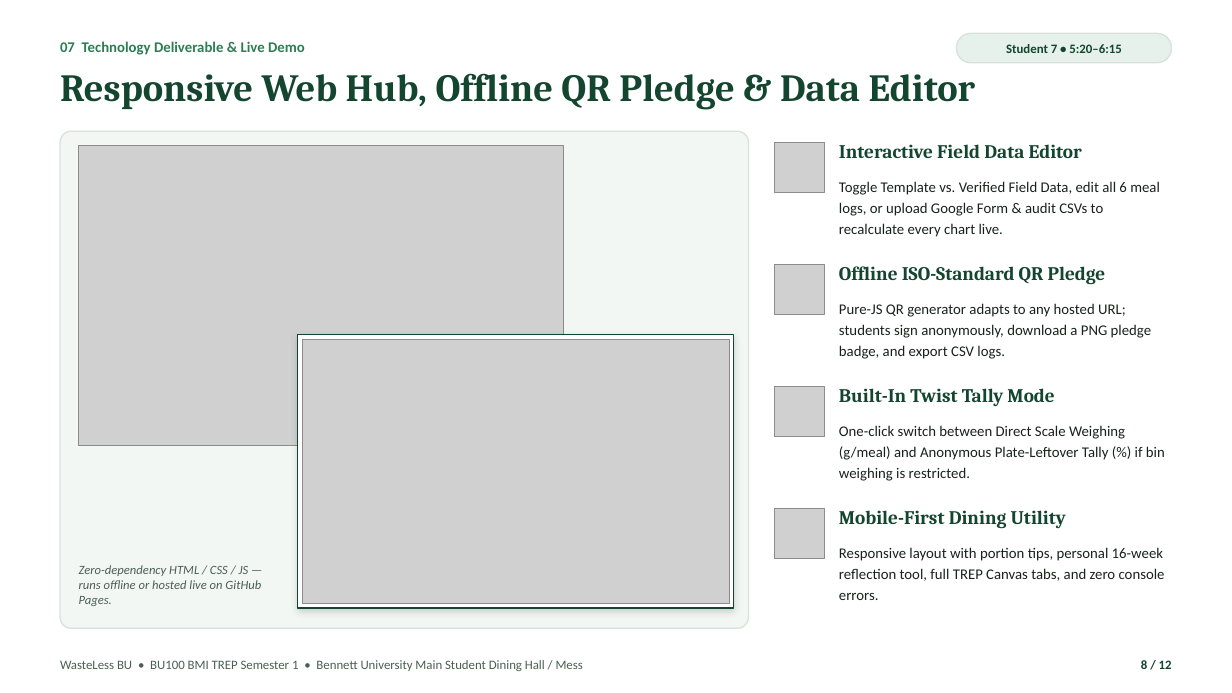
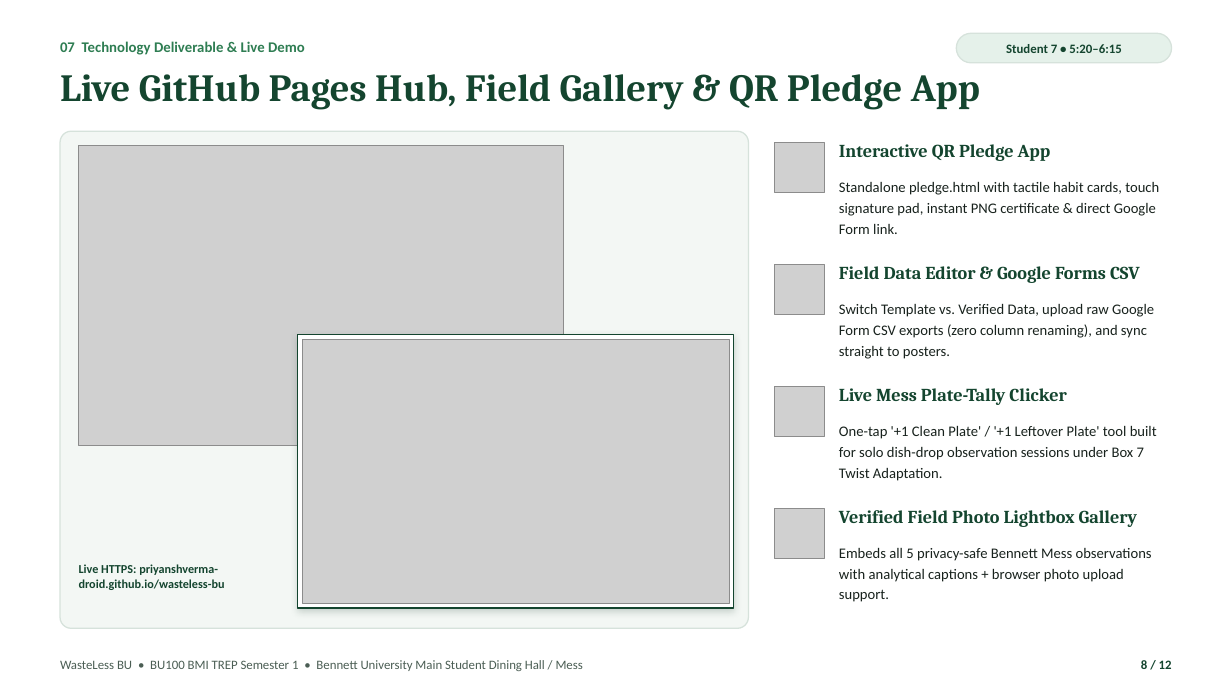
Before and after one commit to PRIYANSHVERMA-droid/wasteless-bu, a slide deck: slide 8 of WasteLess_BU_Pitch_Deck.pptx. Drawn at 1232x693 pixels with LibreOffice and Linux fonts; fonts in the diff are those of the drawing; grey boxes stand for pictures. Boxes give left, top, right and bottom in pixels: in the first picture for what was removed or moved away, otherwise in the second. Text is boxed around its words. In the diff, an @@ line names an element or a change of style, - is before the commit and + after.

Commit message:
Embed 5 privacy-safe Bennett Mess field photos across website, DOCX dossier, and PPTX pitch deck

```diff
--- a/WasteLess_BU_Pitch_Deck.pptx
+++ b/WasteLess_BU_Pitch_Deck.pptx
@@ text at (60,74,980,110): text changed @@
-Responsive Web Hub, Offline QR Pledge & Data Editor
+Live GitHub Pages Hub, Field Gallery & QR Pledge App
@@ text at (839,144,1051,161): text changed; size 15 to 14.2 pt @@
-Interactive Field Data Editor
+Interactive QR Pledge App
@@ text at (839,182,1159,234): text changed; size 11.5 to 11.4 pt @@
-Toggle Template vs. Verified Field Data, edit all 6 meal logs, or upload Google Form & audit CSVs to recalculate every chart live.
+Standalone pledge.html with tactile habit cards, touch signature pad, instant PNG certificate & direct Google Form link.
@@ text at (839,266,1140,283): text changed; size 15 to 14.2 pt @@
-Offline ISO-Standard QR Pledge
+Field Data Editor & Google Forms CSV
@@ text at (839,304,1154,359): text changed; size 11.5 to 11.4 pt @@
-Pure-JS QR generator adapts to any hosted URL; students sign anonymously, download a PNG pledge badge, and export CSV logs.
+Switch Template vs. Verified Data, upload raw Google Form CSV exports (zero column renaming), and sync straight to posters.
@@ text at (839,388,1066,405): text changed; size 15 to 14.2 pt @@
-Built-In Twist Tally Mode
+Live Mess Plate-Tally Clicker
@@ text at (839,426,1157,481): text changed; size 11.5 to 11.4 pt @@
-One-click switch between Direct Scale Weighing (g/meal) and Anonymous Plate-Leftover Tally (%) if bin weighing is restricted.
+One-tap '+1 Clean Plate' / '+1 Leftover Plate' tool built for solo dish-drop observation sessions under Box 7 Twist Adaptation.
@@ text at (839,510,1138,527): text changed; size 15 to 14.2 pt @@
-Mobile-First Dining Utility
+Verified Field Photo Lightbox Gallery
@@ text at (79,564,225,590): text changed; size 9.8 to 9.5 pt; text colour #4B5E54 to #14452F; bold on; italic off @@
-Zero-dependency HTML / CSS / JS — runs offline or hosted live on GitHub Pages.
+Live HTTPS: priyanshverma-droid.github.io/wasteless-bu
@@ text at (839,548,1152,602): text changed; size 11.5 to 11.4 pt @@
-Responsive layout with portion tips, personal 16-week reflection tool, full TREP Canvas tabs, and zero console errors.
+Embeds all 5 privacy-safe Bennett Mess observations with analytical captions + browser photo upload support.
```
Also in this commit, not shown: 11 other slides changed, 9 other files.
